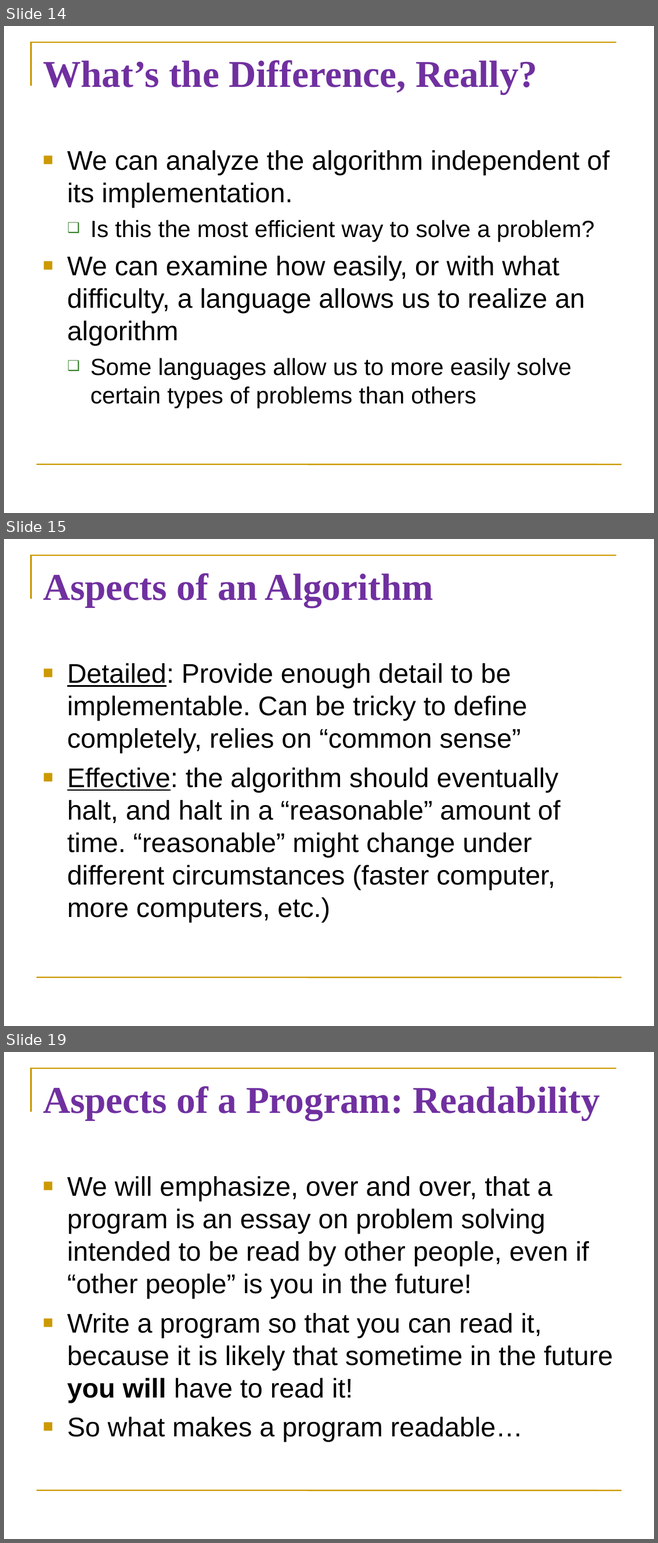
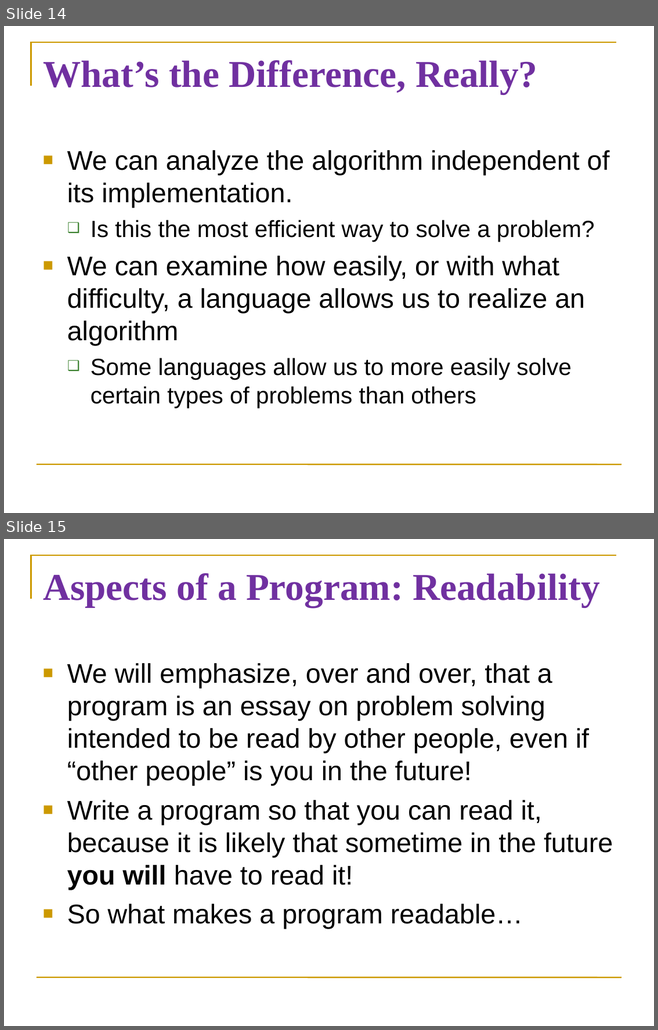
Before and after one commit to diesburg/cs1510_sp26, a slide deck: sessions/s14/s14.ppt. Shown one above the other, each under a label of ours: slides 14, 15 and 19 before the commit, slides 14 and 15 after it; the slides between them are not shown. The pictures are 658x1543 and 658x1030 pixels, drawn with LibreOffice and Linux fonts; fonts in the diff are those of the drawing. Boxes give left, top, right and bottom in pixels: in the first picture for what was removed or moved away, otherwise in the second. Text is boxed around its words. In the diff, an @@ line names an element or a change of style, - is before the commit and + after.

```diff
--- a/sessions/s14/s14.ppt
+++ b/sessions/s14/s14.ppt
@@ slide 15 removed at [4, 539, 654, 1026], background #FFFFFF; not listed: 2 template elements that a slide beside it also shows @@
@@ title removed at [43, 573, 433, 607] @@
-Aspects of an Algorithm
@@ text removed at [67, 663, 560, 922] @@
-■ Detailed: Provide enough detail to be implementable. Can be tricky to define completely, relies on “common sense”
-■ Effective: the algorithm should eventually halt, and halt in a “reasonable” amount of time. “reasonable” might change under different circumstances (faster computer, more computers, etc.)
@@ what was slide 19 is now slide 15 @@
```
Also in this commit, not shown: 2 slides changed, 3 slides added, 22 other slides removed, 2 other files.
